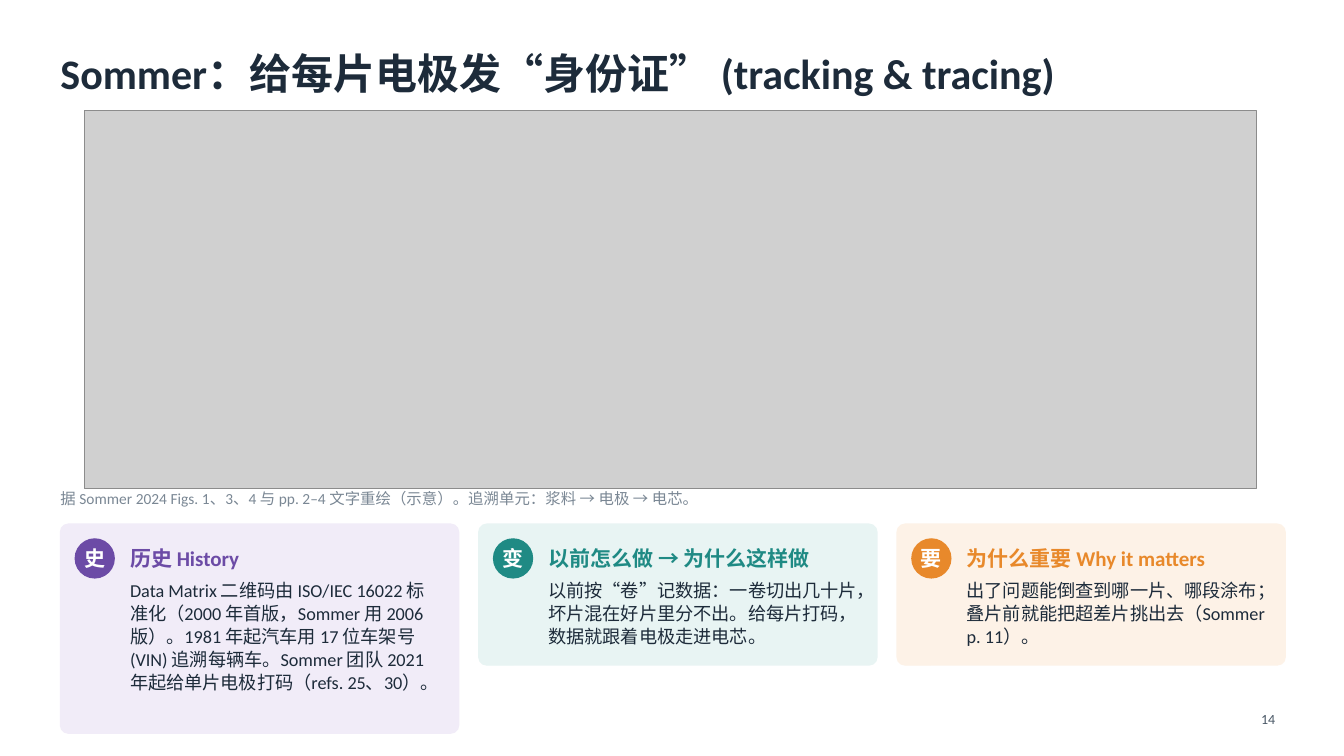
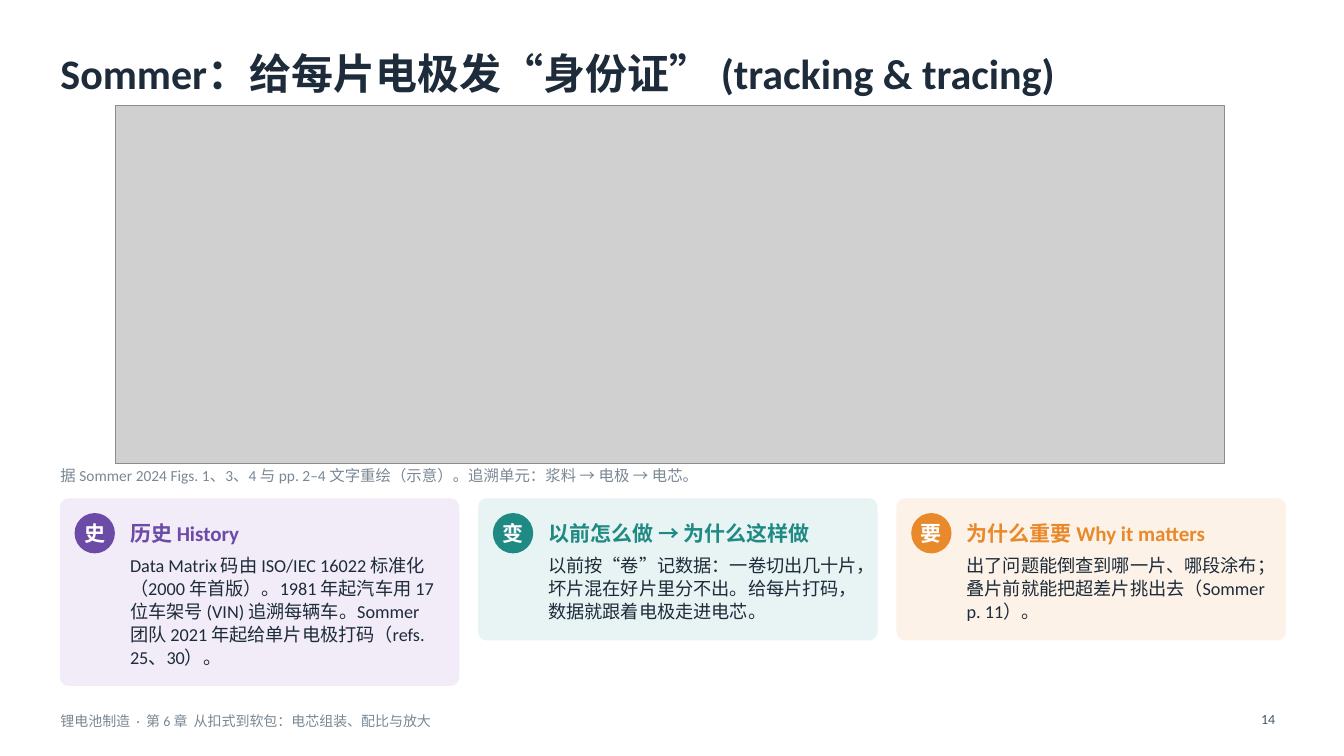
Before and after one commit to zhaoyuw44-lang/Trash, a slide deck: slide 14 of slides/decks/batmfg/batmfg_ch6.pptx. Drawn at 1344x756 pixels with LibreOffice and Linux fonts; fonts in the diff are those of the drawing; grey boxes stand for pictures. Boxes give left, top, right and bottom in pixels: in the first picture for what was removed or moved away, otherwise in the second. Text is boxed around its words. In the diff, an @@ line names an element or a change of style, - is before the commit and + after.

```diff
--- a/slides/decks/batmfg/batmfg_ch6.pptx
+++ b/slides/decks/batmfg/batmfg_ch6.pptx
@@ picture: place and size @@
-picture at box(85, 111, 1256, 489)
+picture at box(116, 106, 1226, 464)
@@ rounded rectangle: place and size @@
-rounded rectangle at box(60, 524, 459, 733)
+rounded rectangle at box(60, 499, 459, 686)
@@ rounded rectangle at box(60, 499, 459, 686): proportions changed @@
@@ 6 texts, 3 ellipses, 2 rounded rectangles: place and size @@
-6 texts, 3 ellipses, 2 rounded rectangles at box(60, 488, 1286, 665)
+6 texts, 3 ellipses, 2 rounded rectangles at box(60, 468, 1286, 640)
@@ text at box(130, 556, 433, 666): text changed @@
-Data Matrix 二维码由 ISO/IEC 16022 标准化（2000 年首版，Sommer 用 2006 版）。1981 年起汽车用 17 位车架号 (VIN) 追溯每辆车。Sommer 团队 2021 年起给单片电极打码（refs. 25、30）。
+Data Matrix 码由 ISO/IEC 16022 标准化（2000 年首版）。1981 年起汽车用 17 位车架号 (VIN) 追溯每辆车。Sommer 团队 2021 年起给单片电极打码（refs. 25、30）。
@@ text added at box(60, 714, 431, 727), 10 pt, text #7A8794 @@
+锂电池制造 · 第 6 章 从扣式到软包：电芯组装、配比与放大
```
Also in this commit, not shown: 3 other slides changed, 4 other files.
